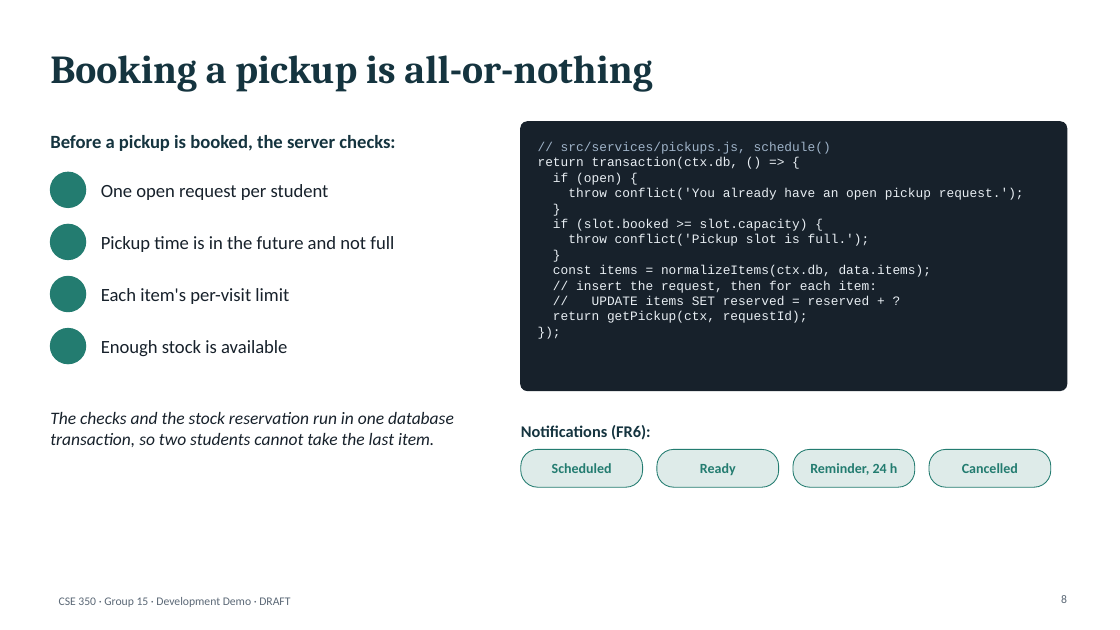
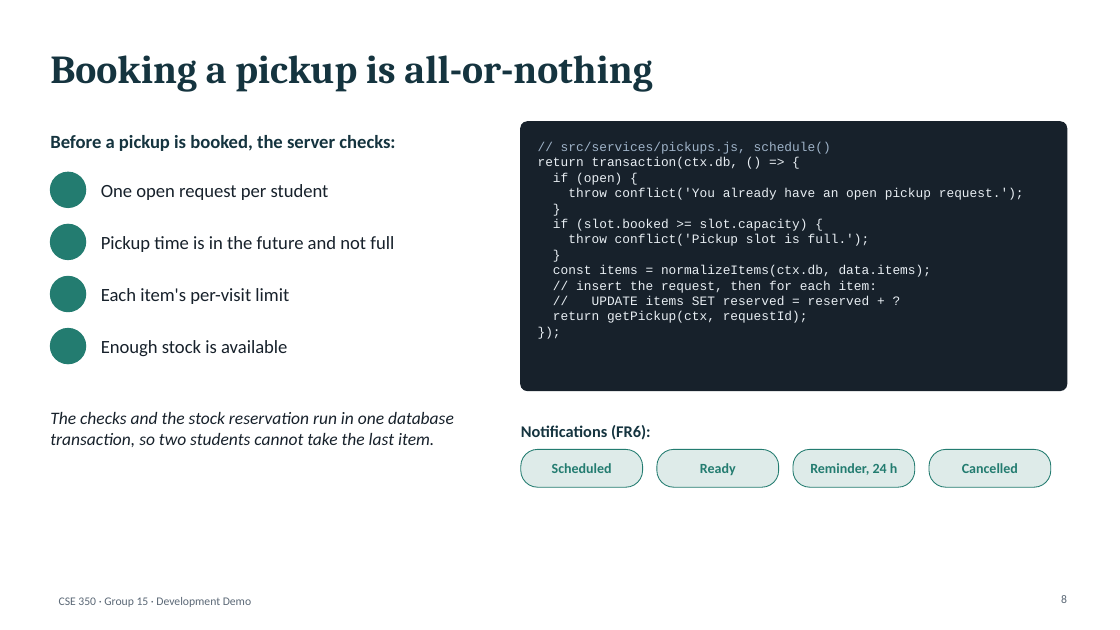
Before and after one commit to a0merr/University-Food-Pantry-CSE-350-, a slide deck: slide 8 of docs/presentation/CSE350_Demo_Deck_DRAFT.pptx. Drawn at 1120x630 pixels with LibreOffice and Linux fonts; fonts in the diff are those of the drawing; background and template pictures are left out. Boxes give left, top, right and bottom in pixels: in the first picture for what was removed or moved away, otherwise in the second. Text is boxed around its words. In the diff, an @@ line names an element or a change of style, - is before the commit and + after.

```diff
--- a/docs/presentation/CSE350_Demo_Deck_DRAFT.pptx
+++ b/docs/presentation/CSE350_Demo_Deck_DRAFT.pptx
@@ text at (59, 597, 251, 607): text changed @@
-CSE 350 · Group 15 · Development Demo · DRAFT
+CSE 350 · Group 15 · Development Demo
```
Also in this commit, not shown: 11 other slides changed, 6 other files.
